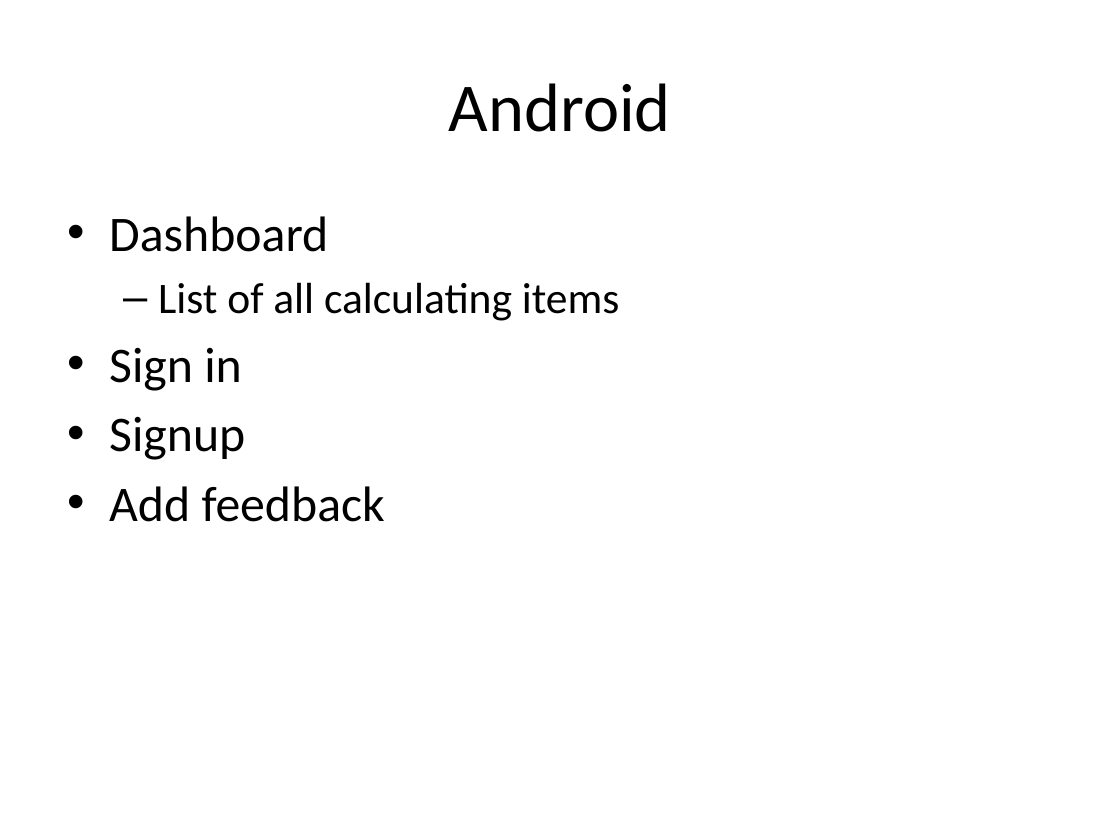
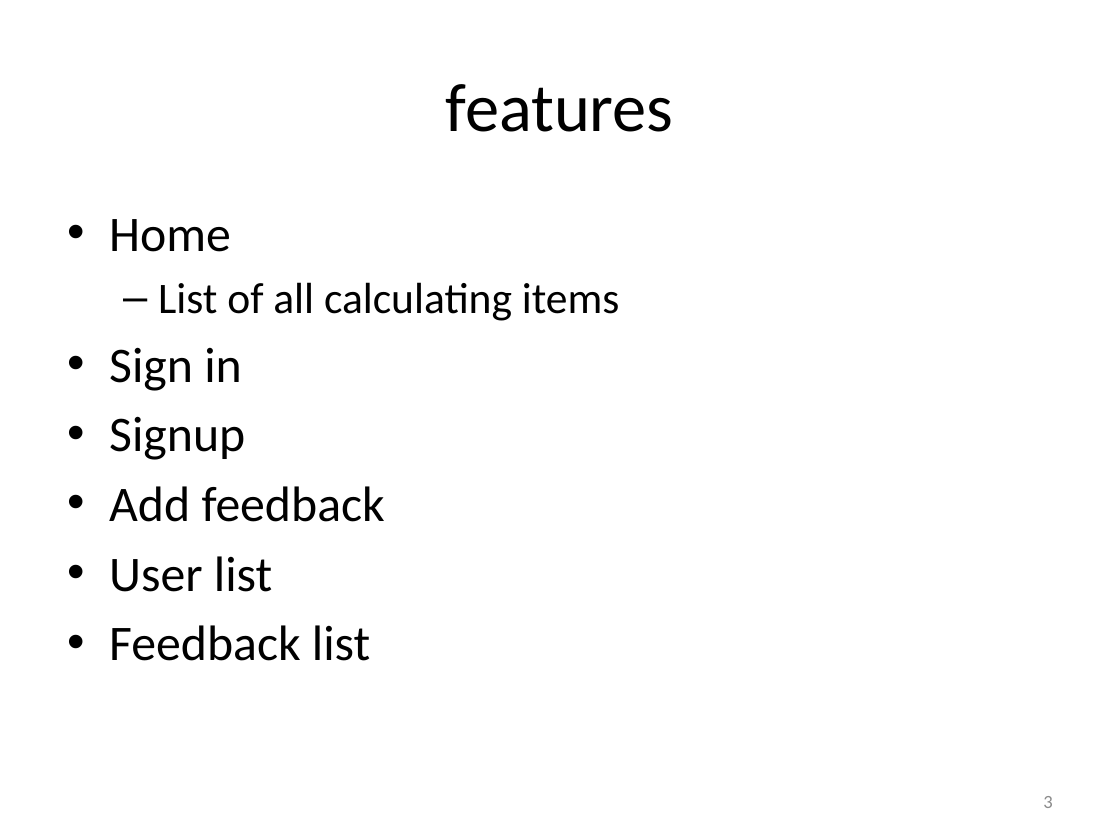
Before and after one commit to mcdperera/Firecalc, a slide deck: slide 3 of docs/presentation.pptx. Drawn at 1120x840 pixels with LibreOffice and Linux fonts; fonts in the diff are those of the drawing. Boxes give left, top, right and bottom in pixels: in the first picture for what was removed or moved away, otherwise in the second. Text is boxed around its words. In the diff, an @@ line names an element or a change of style, - is before the commit and + after.

Commit message:
videos related to android and ios uploaded.

```diff
--- a/docs/presentation.pptx
+++ b/docs/presentation.pptx
@@ title at <box>446,84,674,132</box>: text changed @@
-Android
+features
@@ text at <box>109,219,231,252</box>: text changed @@
-• Dashboard
+• Home
@@ text at <box>109,556,370,661</box>: paragraphs added @@
+• User list
+• Feedback list
@@ page number added at <box>1043,796,1052,808</box>, 12 pt, text #8C8C8C @@
+3
```
Also in this commit, not shown: 2 other slides changed, 16 slides added, 2 other files.
